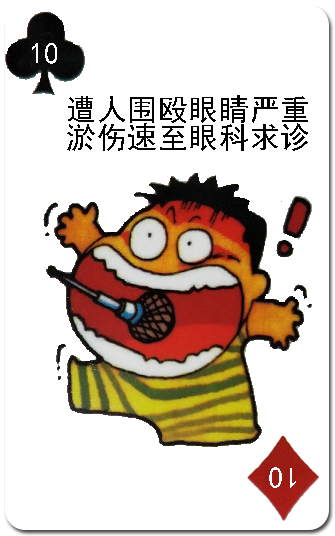
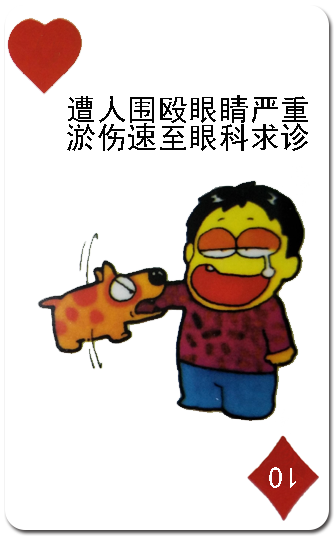
Layers edited between the first and the second (335, 536) image:
hid "梅花3" over (x1=43, y1=173, x2=312, y2=447)
added layer "方片4" above "方片6" over (x1=37, y1=173, x2=310, y2=435)
hid "10" over (x1=32, y1=43, x2=57, y2=64)
added layer "红桃" above "黑桃" over (x1=7, y1=17, x2=83, y2=95)
hid "梅花" over (x1=5, y1=12, x2=85, y2=95)
